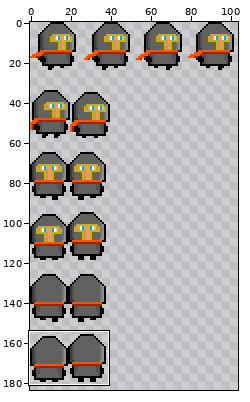
Two versions of one sprite sheet, KursovMakarovAlex/soul_knight_animation_final.png. The first picture is a wide view before the edit; the outline marks the close-up.
Close-up. As it was:
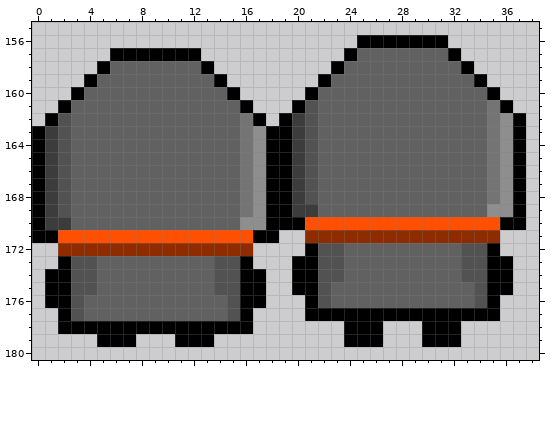
The file is 104x192 pixels. Colours within 5 levels of each other are drawn and written as one. Shown: x 0..38, y 155..180. The wide view leaves out empty margins. The commit also changed other parts of the picture, which this record leaves out.
And afterwards:
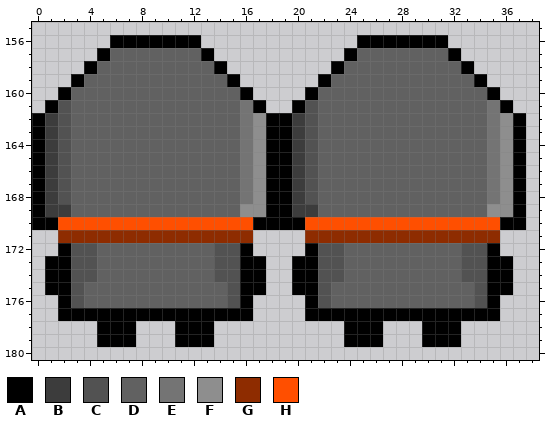
Palette (. is transparent): A #000000  B #3c3c3c  C #525252  D #616161  E #747474  F #8e8e8e  G #8e2c00  H #ff4f00
From old to new:
y 156: x 6..12 ....... -> AAAAAAA
y 157: x 5..13 .AAAAAAA. -> ADDDDDDDA
y 158: x 4..5 .A -> AD; x 13..14 A. -> DA
y 159: x 3..4 .A -> AD; x 14..15 A. -> DA
y 160: x 2..3 .A -> AD; x 15..16 A. -> DA
y 161: x 1..2 .A -> AC; x 16..17 A. -> EA
y 162: x 0..1 .A -> AB; x 17..18 A. -> FA
y 169: x 2 C -> B; x 16 E -> F
y 170: x 1..17 BBDDDDDDDDDDDDDFF -> AHHHHHHHHHHHHHHHA
y 171: x 0..18 AAHHHHHHHHHHHHHHHAA -> ..GGGGGGGGGGGGGGG..
y 172: x 2..16 GGGGGGGGGGGGGGG -> ACCDDDDDDDDDCCA
y 173: x 1 . -> A; x 17 . -> A
y 175: x 4 C -> D; x 14 C -> D
y 176: x 1 A -> .; x 17 A -> .
y 177: x 3..15 CDDDDDDDDDDDC -> AAAAAAAAAAAAA
y 178: x 2..4 AAA -> ...; x 8..10 AAA -> ...; x 14..16 AAA -> ...
Boxes around the changes in both close-ups, in picture pixels (x1, y1, x2, y2):
changed: (32, 35, 279, 126)
changed: (32, 204, 279, 334)
